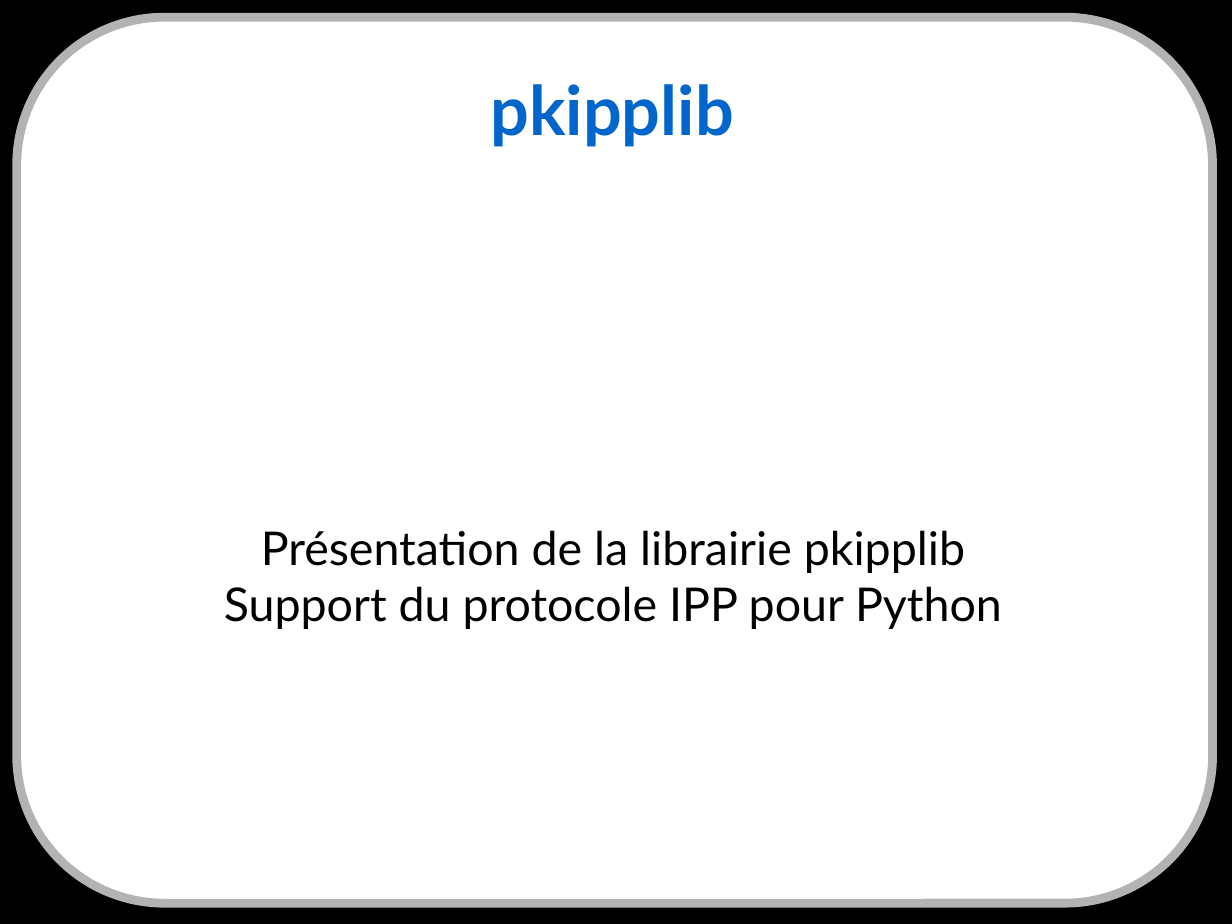
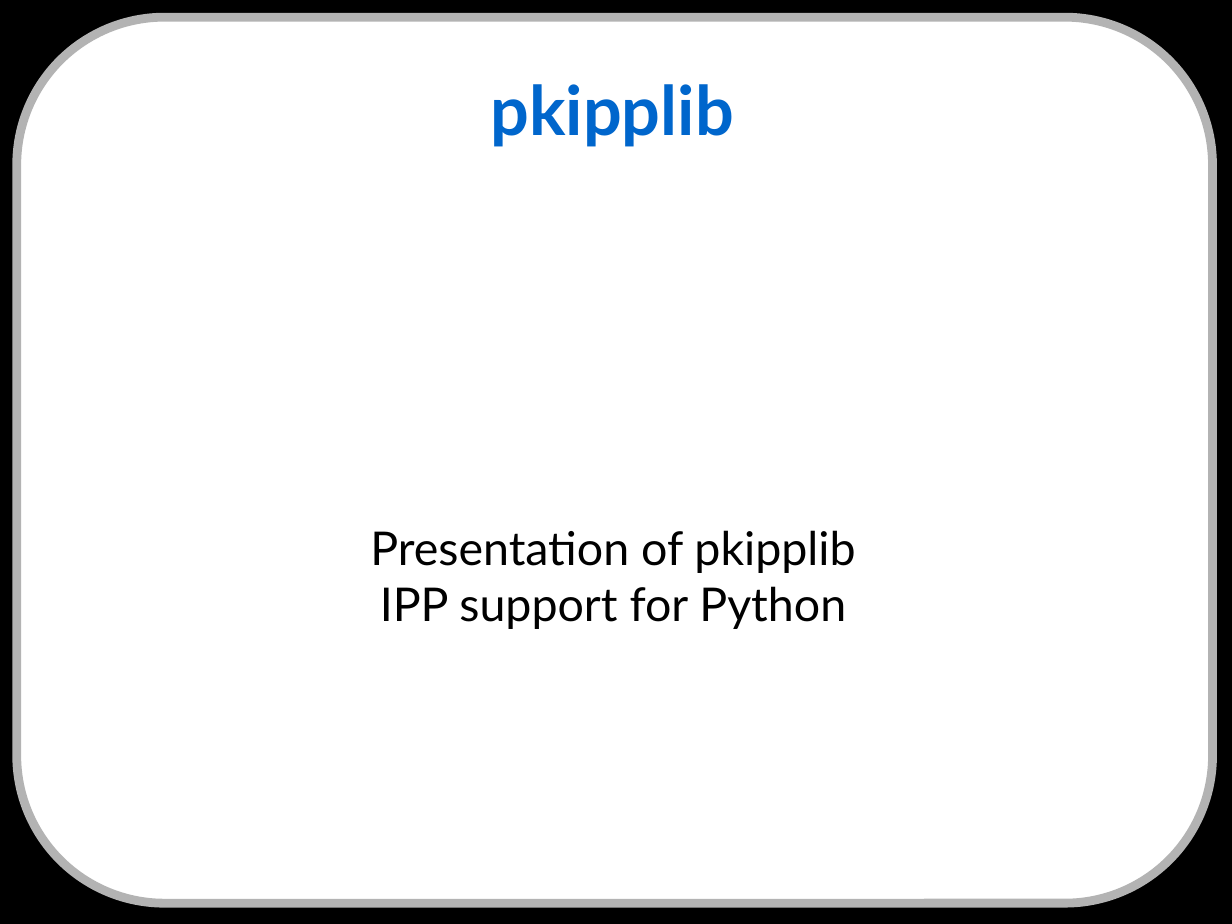
Before and after one commit to cnighswonger/pykota, a slide deck: slide 4 of docs/presentations/english/conference_jm2l2008-20081115.odp. Drawn at 1232x924 pixels with LibreOffice and Linux fonts; fonts in the diff are those of the drawing. Boxes give left, top, right and bottom in pixels: in the first picture for what was removed or moved away, otherwise in the second. Text is boxed around its words. In the diff, an @@ line names an element or a change of style, - is before the commit and + after.

```diff
--- a/docs/presentations/english/conference_jm2l2008-20081115.odp
+++ b/docs/presentations/english/conference_jm2l2008-20081115.odp
@@ subtitle at [370,530,855,629]: text changed @@
-Présentation de la librairie pkipplib
-Support du protocole IPP pour Python
+Presentation of pkipplib
+IPP support for Python
```
Also in this commit, not shown: 8 other slides changed, 7 slides added, 7 slides removed.
